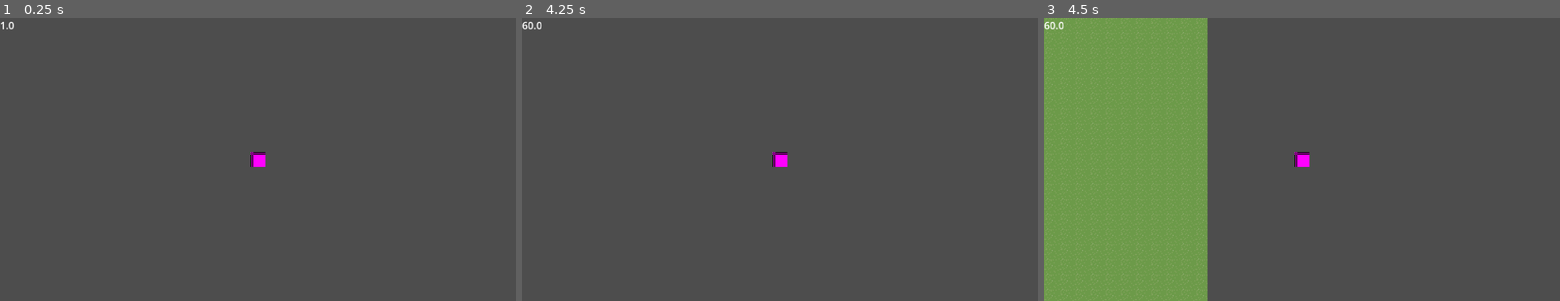
Above: before the commit, frames 1-3 (left to right).
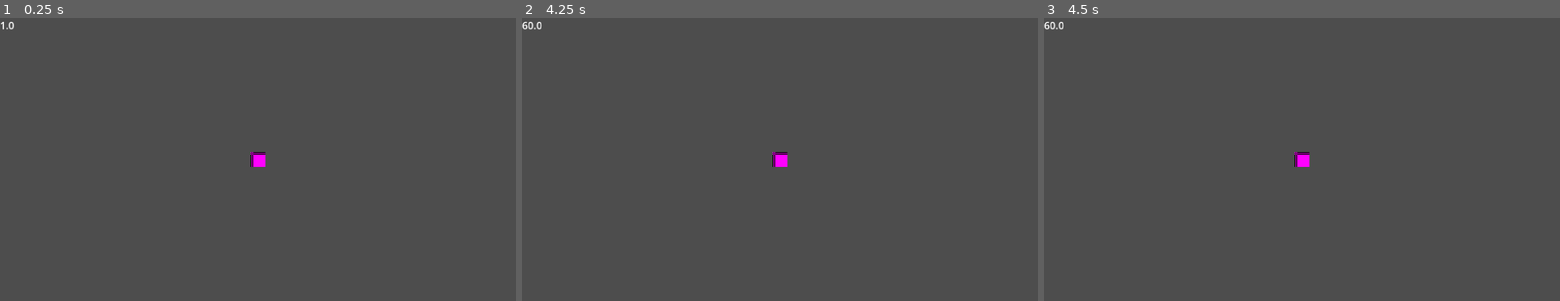
Above: after the commit, the same moments.

Repository: lennertJ9/new_project
Game: Godot game, scene res://world/world.tscn
Same seed, same stepped clock (60 frames per second), same inputs: the game is played once before the commit and once after it.
Inputs (mouse positions are in pixels of both pictures, inside the frame that each line leads up to):
- Up to frame 1 (0.25 s): no input
- Up to frame 2 (4.25 s): tap Enter at 0.5, 2.75 s; move the mouse to (893, 145) at 0.52 s; press the mouse at (893, 145) at 0.53 s; hold Right (ui_right) 0.53-1.28 s; move the mouse to (676, 173) at 1.27 s; release the mouse at (676, 173) at 1.28 s; hold Down (ui_down) 1.28-2.03 s; click (676, 173) at 1.35 s; tap Space at 2, 3.5 s; move the mouse to (831, 97) at 2.02 s; press the mouse at (831, 97) at 2.03 s; hold Right (ui_right) 2.03-2.78 s; move the mouse to (754, 216) at 2.77 s; release the mouse at (754, 216) at 2.78 s; hold Up (ui_up) 2.78-3.53 s; click (754, 216) at 2.85 s; move the mouse to (934, 201) at 3.52 s; press the mouse at (934, 201) at 3.53 s; hold Left (ui_left) from 3.53 s (still down)
- Up to frame 3 (4.5 s): keep holding Left (ui_left); tap Enter at 4.25 s; move the mouse to (1147, 117) at 4.27 s; release the mouse at (1147, 117) at 4.28 s; click (1147, 117) at 4.35 s

Frames 1-2 are identical in both runs. In frame 3, 32% of the frame differs, in the area x 0-32%, y 0-100%.

Commit message:
wall art update

Diff:
--- a/game/manager/chunk_manager/chunk_manager.gd
+++ b/game/manager/chunk_manager/chunk_manager.gd
@@ -54,7 +54,7 @@
 
 func chunk_generator():
 	while true:
-		OS.delay_msec(5)
+		OS.delay_msec(15)
 		if not chunks_to_generate.is_empty():
 			var chunk: Chunk = chunks_to_generate.values()[0]
 			var chunk_pos = chunk.position
Binary file changed: game/manager/chunk_manager/assets/dual_own_test_textures.png
